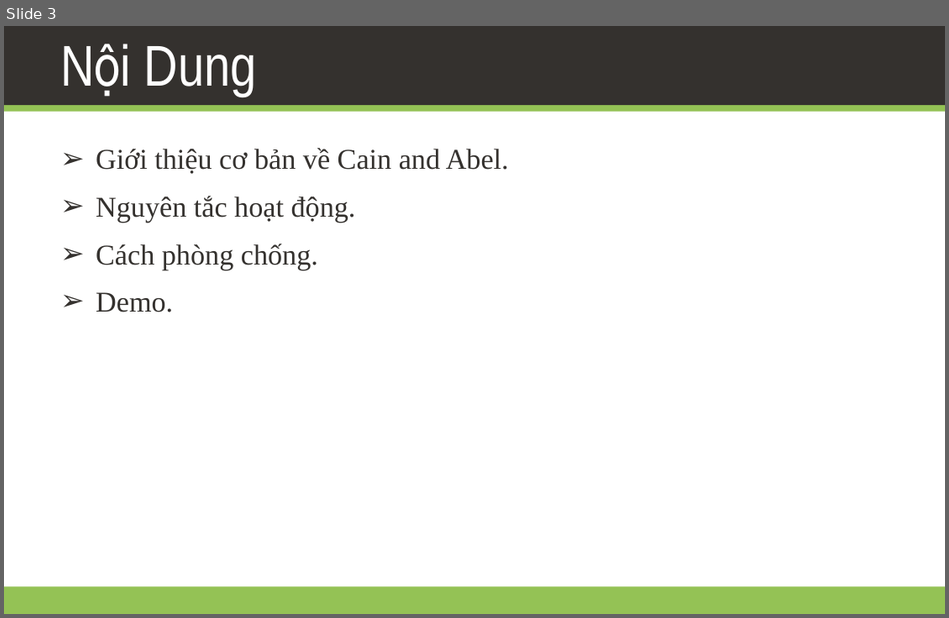
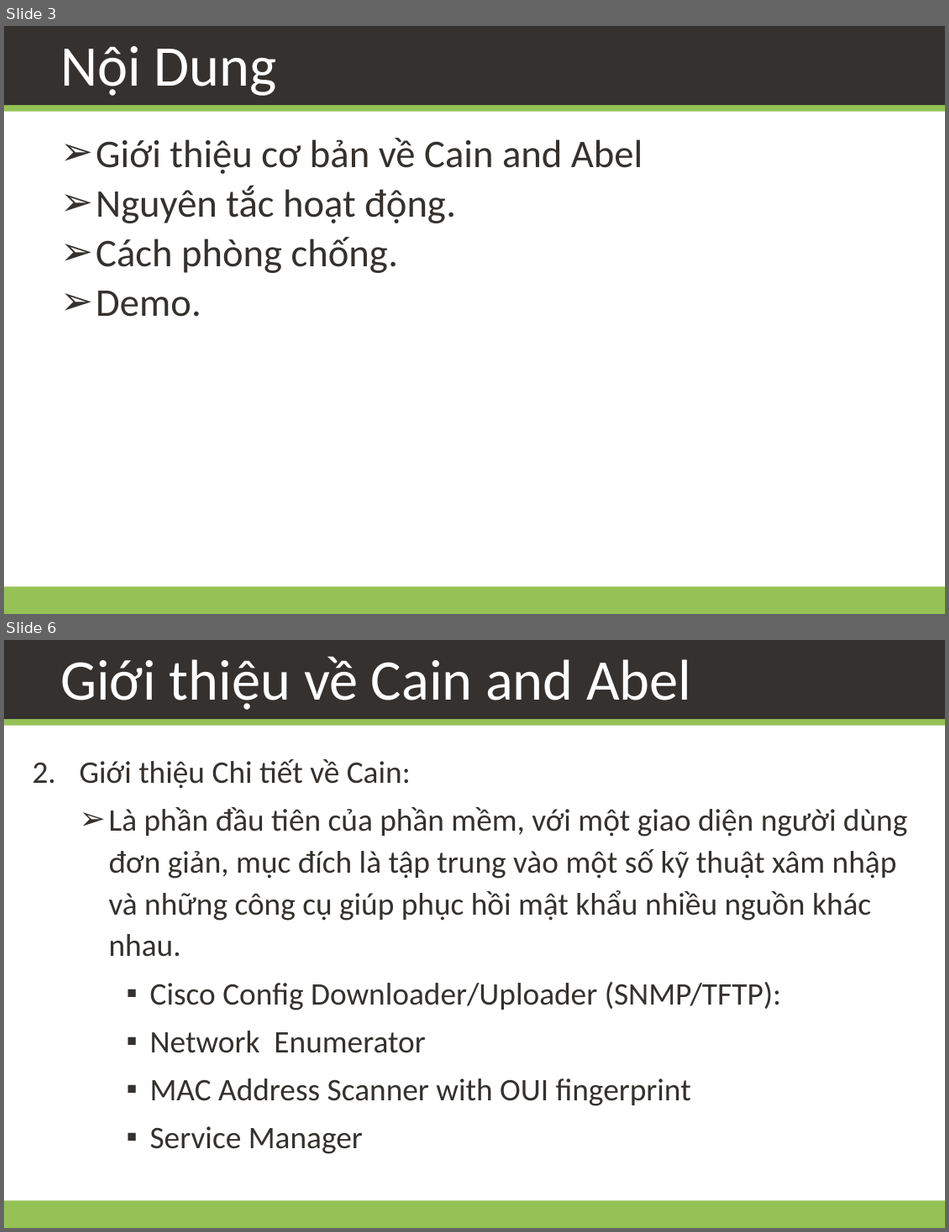
Before and after one commit to daotk/cdkpt, a slide deck: CDBM/Team Assignment 01/Team02.pptx. Shown one above the other, each under a label of ours: slide 3 before the commit, slides 3 and 6 after it; the slides between them are not shown. The pictures are 949x618 and 949x1232 pixels, drawn with LibreOffice and Linux fonts; fonts in the diff are those of the drawing; background and template pictures are left out. Boxes give left, top, right and bottom in pixels: in the first picture for what was removed or moved away, otherwise in the second. Text is boxed around its words. In the diff, an @@ line names an element or a change of style, - is before the commit and + after.

```diff
--- a/CDBM/Team Assignment 01/Team02.pptx
+++ b/CDBM/Team Assignment 01/Team02.pptx
@@ slide 6 added at (4, 640, 945, 1228), background #FFFFFF; not listed: 3 template elements that a slide beside it also shows @@
@@ title added at (60, 656, 691, 710), 44 pt, text #FFFFFF @@
+Giới thiệu về Cain and Abel
@@ text added at (80, 759, 907, 1154), 24 pt, text #34312E @@
+2. Giới thiệu Chi tiết về Cain:
+  ➢ Là phần đầu tiên của phần mềm, với một giao diện người dùng đơn giản, mục đích là tập trung vào một số kỹ thuật xâm nhập và những công cụ giúp phục hồi mật khẩu nhiều nguồn khác nhau.
+    ▪ Cisco Config Downloader/Uploader (SNMP/TFTP):
+    ▪ Network Enumerator
+    ▪ MAC Address Scanner with OUI fingerprint
+    ▪ Service Manager
@@ slide 3 changed as well @@
@@ title "Nội Dung" at (60, 46, 277, 96): font Arial Narrow to Calibri @@
@@ text at (96, 138, 642, 174): text changed; size 22 to 30 pt; font Times New Roman to Calibri @@
-➢ Giới thiệu cơ bản về Cain and Abel.
+➢ Giới thiệu cơ bản về Cain and Abel
@@ text at (96, 185, 456, 317): size 22 to 30 pt, font Times New Roman to Calibri in "Nguyên tắc hoạt động.", "Cách phòng chống.", "Demo."; more space between paragraphs @@
```
Also in this commit, not shown: 2 other slides changed, 14 other slides added, 3 slides removed.
